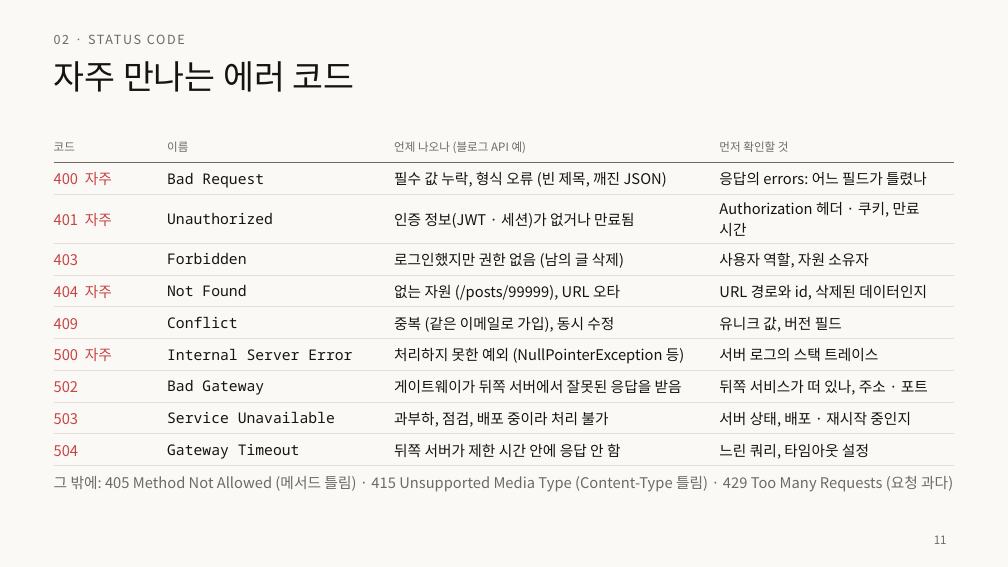
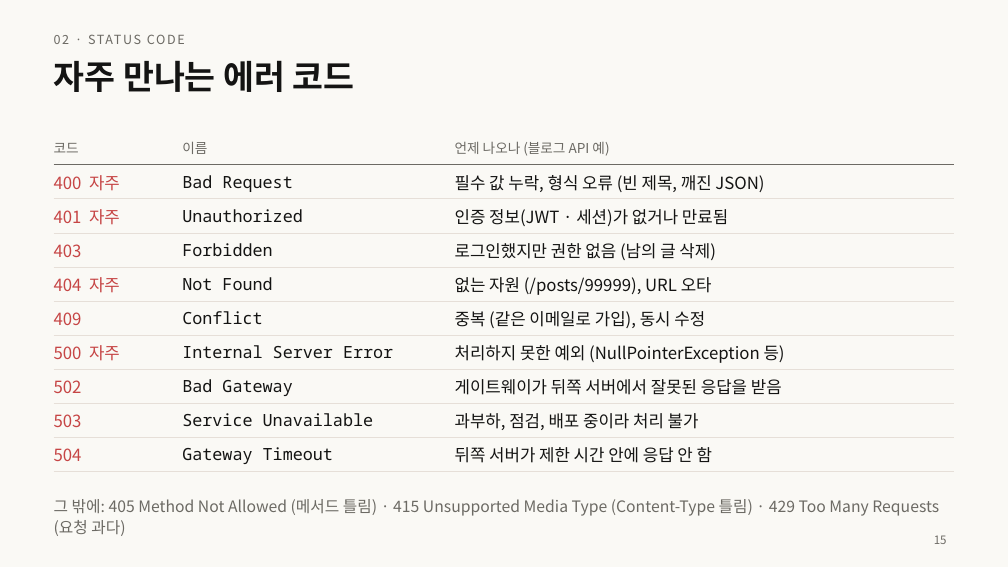
Before and after one commit to home-blog/docs-RESTful, a slide deck: slide 15 of 발표/RESTful-API-설계.pptx (slide 11 before the commit). Drawn at 1008x567 pixels with LibreOffice and Linux fonts; fonts in the diff are those of the drawing. Boxes give left, top, right and bottom in pixels: in the first picture for what was removed or moved away, otherwise in the second. Text is boxed around its words. In the diff, an @@ line names an element or a change of style, - is before the commit and + after.

```diff
--- a/발표/RESTful-API-설계.pptx
+++ b/발표/RESTful-API-설계.pptx
@@ title "자주 만나는 에러 코드" at [54, 60, 355, 92]: bold on @@
@@ table at [54, 131, 954, 468] @@
-column 4: 먼저 확인할 것 | 응답의 errors: 어느 필드가 틀렸나 | Authorization 헤더 · 쿠키, 만료 시간 | 사용자 역할, 자원 소유자 | URL 경로와 id, 삭제된 데이터인지 | 유니크 값, 버전 필드 | 서버 로그의 스택 트레이스 | 뒤쪽 서비스가 떠 있나, 주소 · 포트 | 서버 상태, 배포 · 재시작 중인지 | 느린 쿼리, 타임아웃 설정
@@ text "그 밖에: 405 Method Not ...": place and size @@
-text "그 밖에: 405 Method Not ..." at [54, 476, 953, 492]
+text "그 밖에: 405 Method Not ..." at [54, 499, 939, 536]
@@ text "그 밖에: 405 Method Not ..." at [54, 499, 939, 536]: size 14 to 15 pt @@
@@ page number at [934, 535, 947, 544]: text changed @@
-11
+15
```
Also in this commit, not shown: 32 other slides changed, 8 slides added, 1 slide removed, 10 other files.
